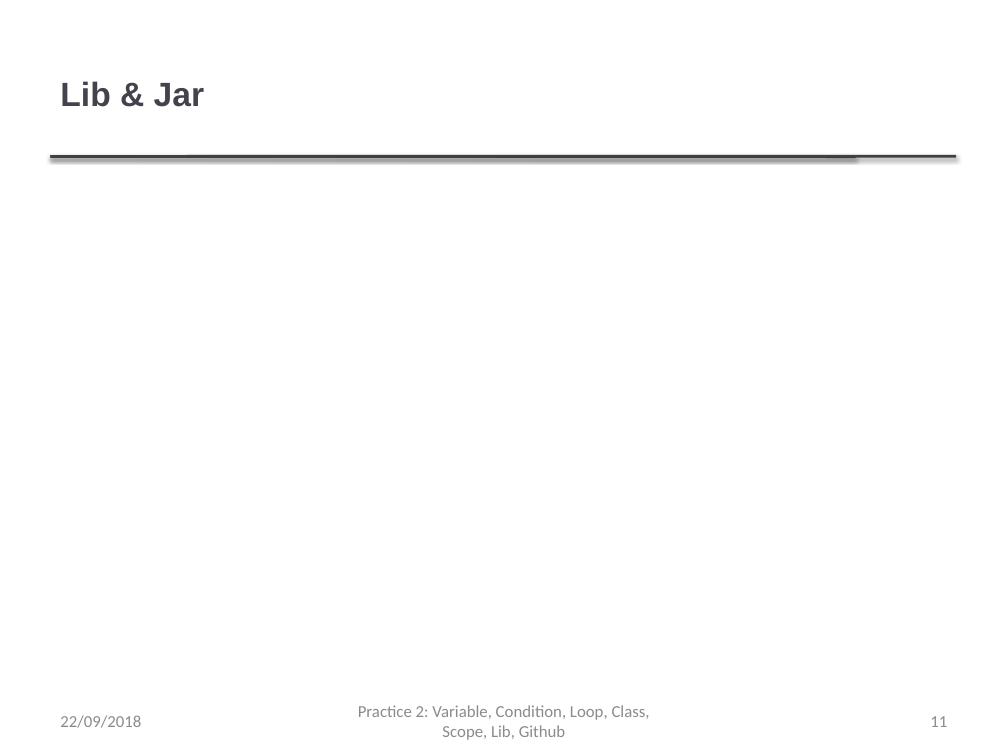
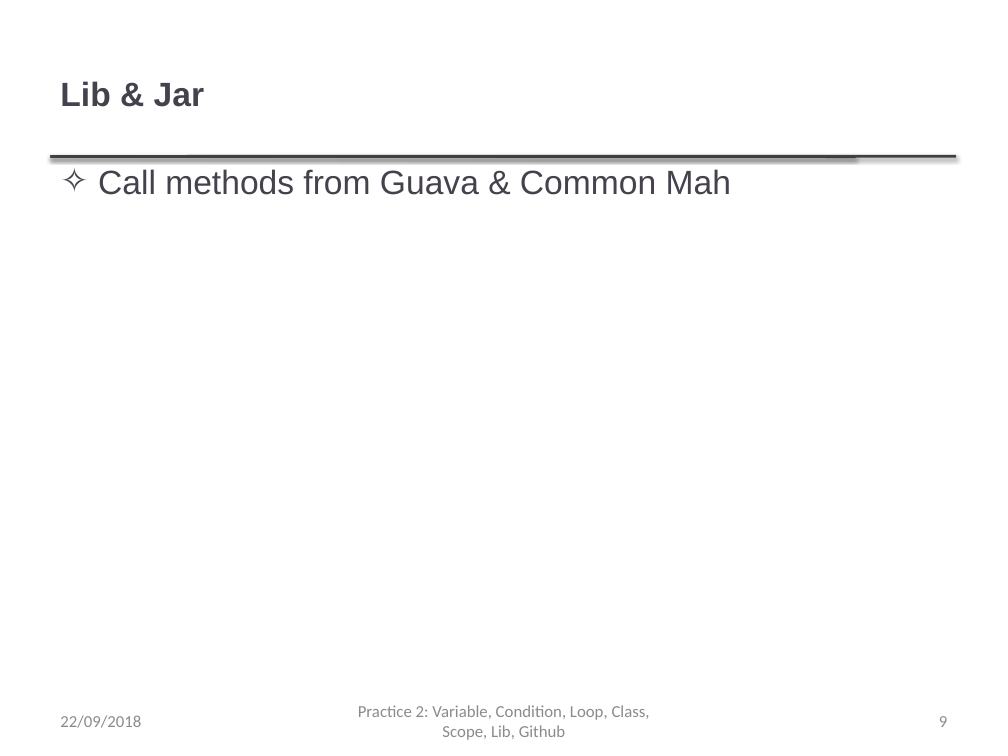
Before and after one commit to thanqminh/thanqminh.github.io, a slide deck: slide 9 of courses/oopjava/practice2.pptx (slide 11 before the commit). Drawn at 1008x756 pixels with LibreOffice and Linux fonts; fonts in the diff are those of the drawing. Boxes give left, top, right and bottom in pixels: in the first picture for what was removed or moved away, otherwise in the second. Text is boxed around its words. In the diff, an @@ line names an element or a change of style, - is before the commit and + after.

```diff
--- a/courses/oopjava/practice2.pptx
+++ b/courses/oopjava/practice2.pptx
@@ text added at [98, 169, 731, 195], 24 pt, text #46424D @@
+✧ Call methods from Guava & Common Mah
@@ page number at [939, 716, 947, 727]: text changed @@
-11
+9
```
Also in this commit, not shown: 7 other slides changed, 2 slides removed, 2 other files.
